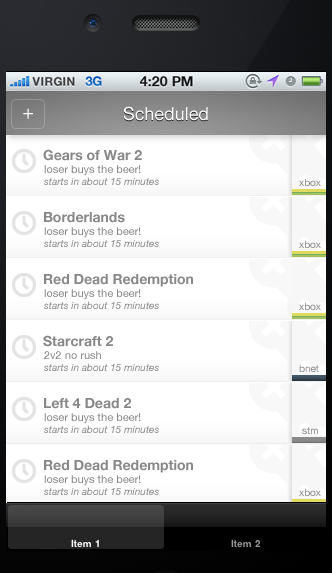
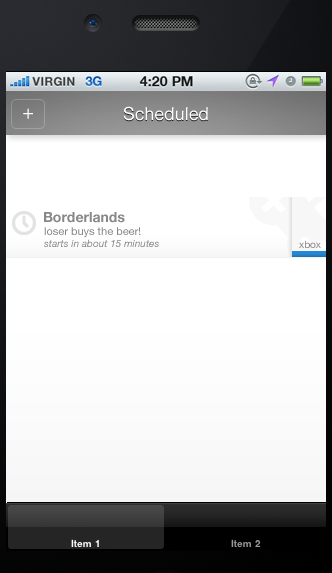
The second w=332, h=573 image is a revision of the first. Changes to its layers:
hid group "xbox copy 15" (20 layers) over [6, 423, 326, 503]
hid group "xbox copy 12" (20 layers) over [6, 361, 326, 454]
hid group "xbox copy 9" (20 layers) over [6, 299, 326, 392]
hid group "xbox copy 6" (20 layers) over [6, 251, 326, 330]
showed "ps2 copy" over [292, 251, 326, 257]
hid "xbox copy" over [292, 251, 326, 257]
hid group "xbox" (1st of 3) (20 layers) over [6, 135, 326, 196]
